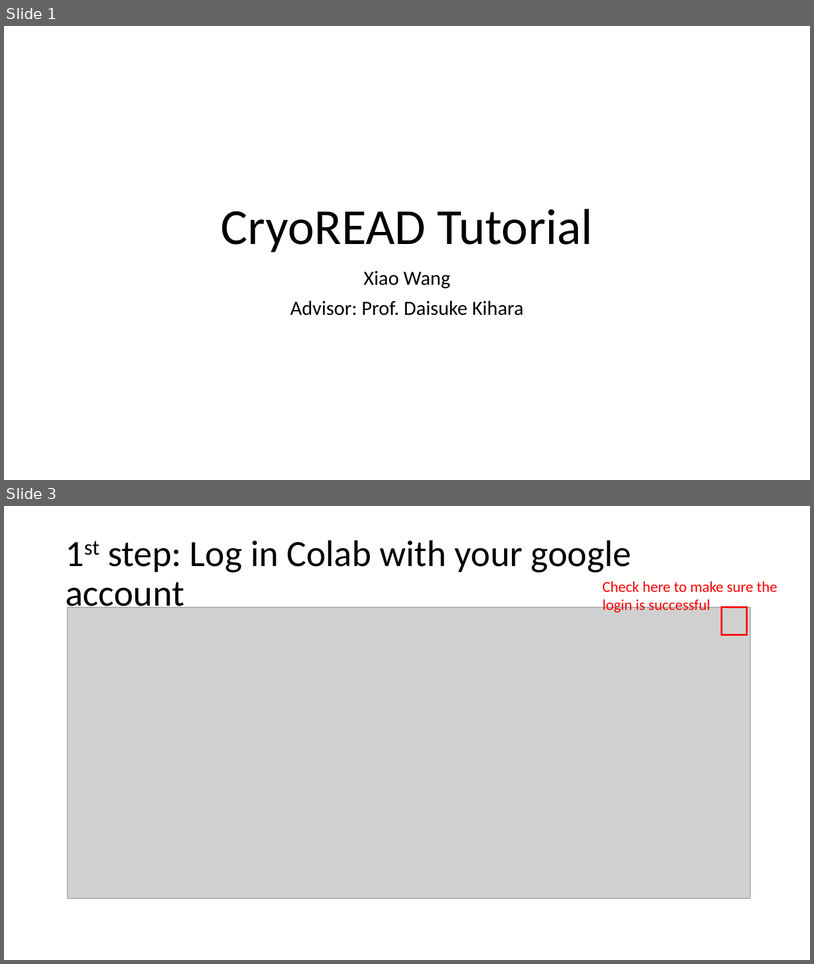
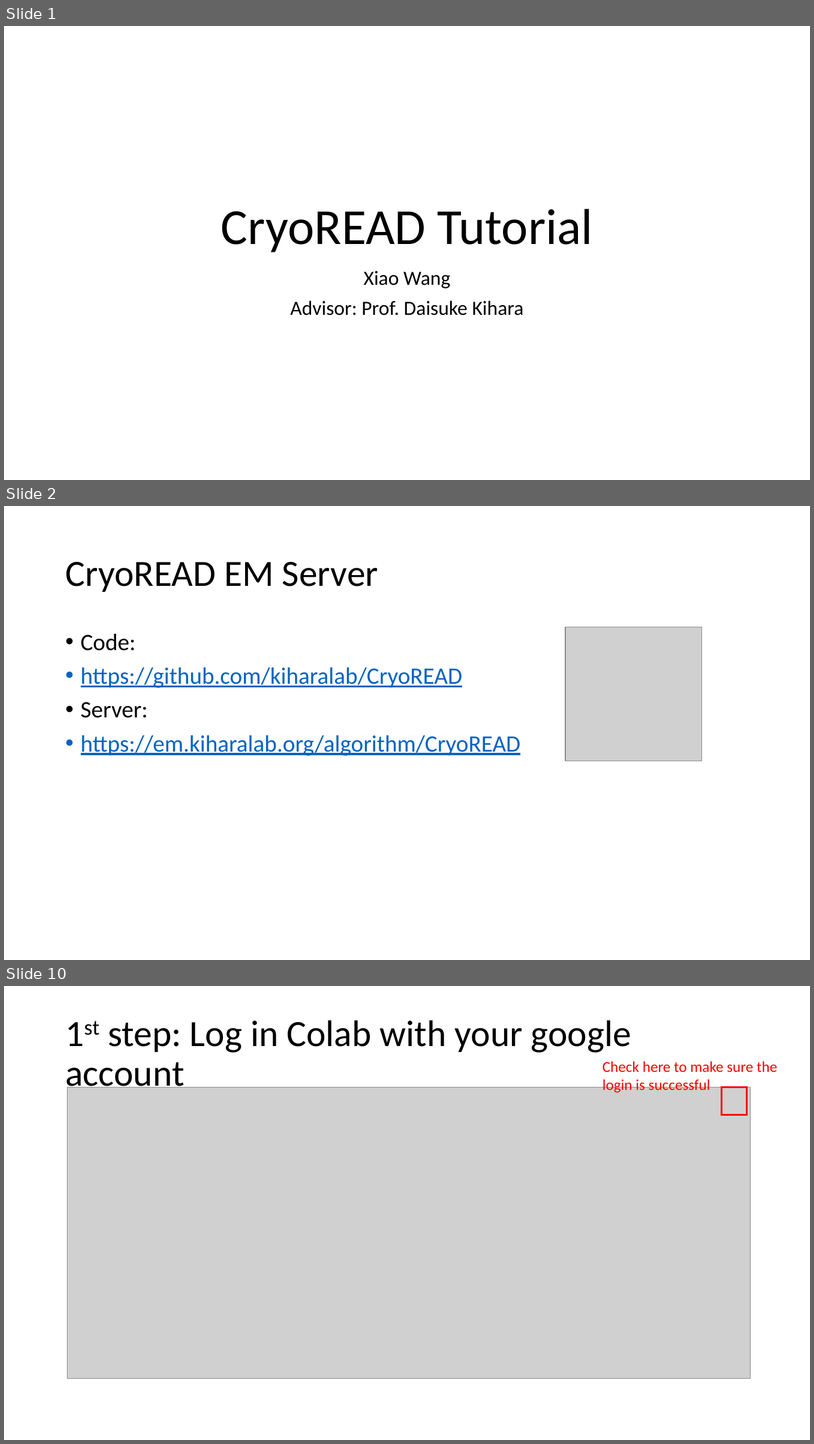
Before and after one commit to kiharalab/CryoREAD, a slide deck: CryoREAD_tutorial.pptx. Shown one above the other, each under a label of ours: slides 1 and 3 before the commit, slides 1, 2 and 10 after it; the slides between them are not shown. The pictures are 814x964 and 814x1444 pixels, drawn with LibreOffice and Linux fonts; fonts in the diff are those of the drawing; grey boxes stand for pictures. Boxes give left, top, right and bottom in pixels: in the first picture for what was removed or moved away, otherwise in the second. Text is boxed around its words. In the diff, an @@ line names an element or a change of style, - is before the commit and + after.

```diff
--- a/CryoREAD_tutorial.pptx
+++ b/CryoREAD_tutorial.pptx
@@ slide 2 added at <box>4,506,810,960</box>, background #FFFFFF @@
@@ title added at <box>65,562,378,592</box>, 44 pt, text #000000 @@
+CryoREAD EM Server
@@ picture added at <box>566,627,702,761</box> @@
@@ text added at <box>81,633,521,756</box>, 28 pt, text #0563C1, underline @@
+• Code:
+• https://github.com/kiharalab/CryoREAD
+• Server:
+• https://em.kiharalab.org/algorithm/CryoREAD
@@ what was slide 3 is now slide 10 @@
```
Also in this commit, not shown: 7 slides changed, 6 other slides added, 1 slide removed.
